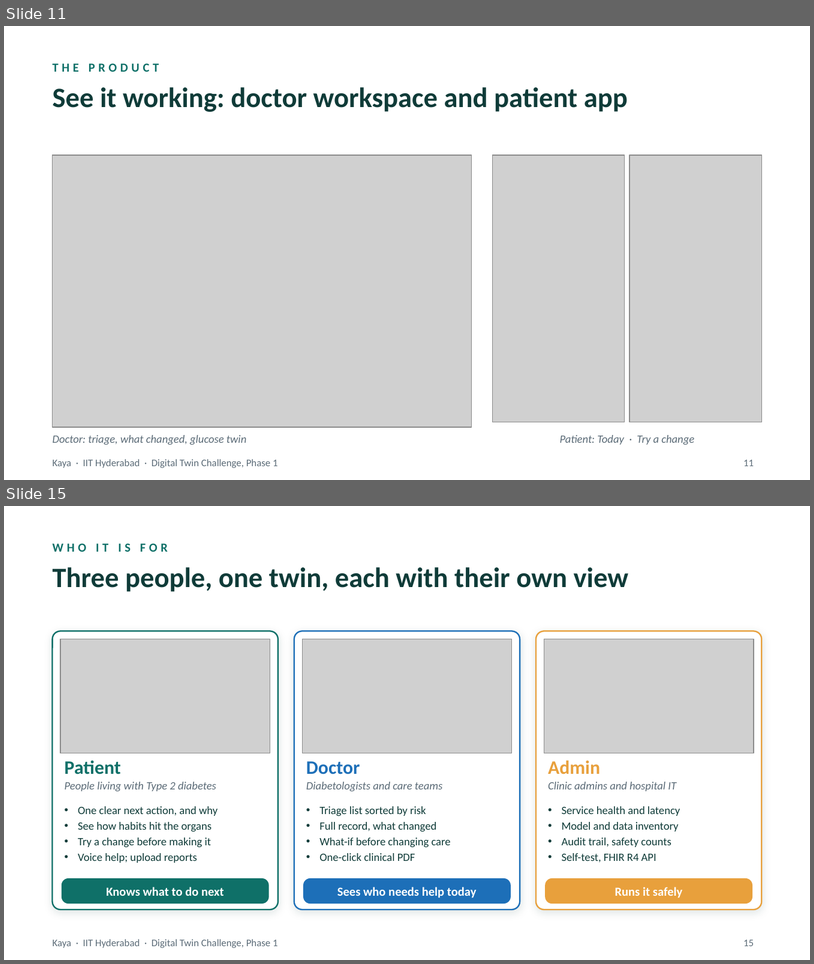
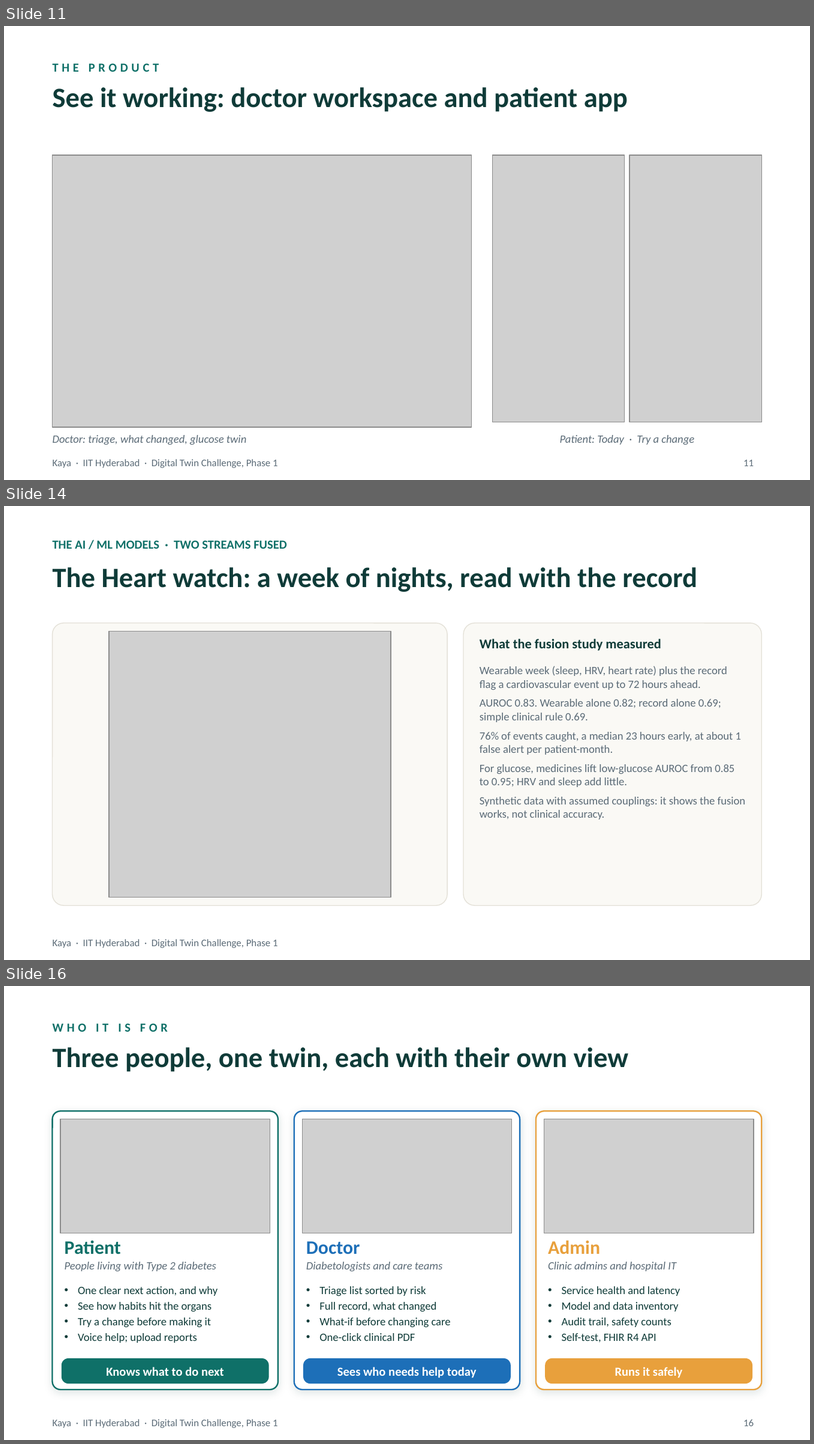
Before and after one commit to Dulari-Bhushan/Digital-Twin-for-healthcare, a slide deck: Kaya_IIT-Hyderabad/docs/Kaya_pitch_deck.pptx. Shown one above the other, each under a label of ours: slides 11 and 15 before the commit, slides 11, 14 and 16 after it; the slides between them are not shown. The pictures are 814x964 and 814x1444 pixels, drawn with LibreOffice and Linux fonts; fonts in the diff are those of the drawing; grey boxes stand for pictures; background and template pictures are left out. Boxes give left, top, right and bottom in pixels: in the first picture for what was removed or moved away, otherwise in the second. Text is boxed around its words. In the diff, an @@ line names an element or a change of style, - is before the commit and + after.

```diff
--- a/Kaya_IIT-Hyderabad/docs/Kaya_pitch_deck.pptx
+++ b/Kaya_IIT-Hyderabad/docs/Kaya_pitch_deck.pptx
@@ slide 14 added at <box>4,506,810,960</box>, background #FFFFFF; not listed: 1 template element that a slide beside it also shows @@
@@ text added at <box>53,540,287,549</box>, 11 pt, text #0F7068, bold @@
+THE AI / ML MODELS · TWO STREAMS FUSED
@@ text added at <box>53,567,698,592</box>, 25 pt, text #0F3B38, bold @@
+The Heart watch: a week of nights, read with the record
@@ rounded rectangle added at <box>53,623,447,905</box>, fill #FAF9F5, outline #E4E1D8 0.75 pt @@
@@ picture added at <box>109,631,391,897</box> @@
@@ rounded rectangle added at <box>464,623,762,905</box>, fill #FAF9F5, outline #E4E1D8 0.75 pt @@
@@ text added at <box>480,639,661,651</box>, 12 pt, text #0F3B38, bold @@
+What the fusion study measured
@@ text added at <box>480,666,746,819</box>, 10 pt, text #5B6B77 @@
+Wearable week (sleep, HRV, heart rate) plus the record flag a cardiovascular event up to 72 hours ahead.
+AUROC 0.83. Wearable alone 0.82; record alone 0.69; simple clinical rule 0.69.
+76% of events caught, a median 23 hours early, at about 1 false alert per patient-month.
+For glucose, medicines lift low-glucose AUROC from 0.85 to 0.95; HRV and sleep add little.
+Synthetic data with assumed couplings: it shows the fusion works, not clinical accuracy.
@@ what was slide 15 is now slide 16 @@
@@ page number at <box>744,1419,754,1426</box>: text changed @@
-15
+16
```
Also in this commit, not shown: 10 slides changed, 13 other files.
